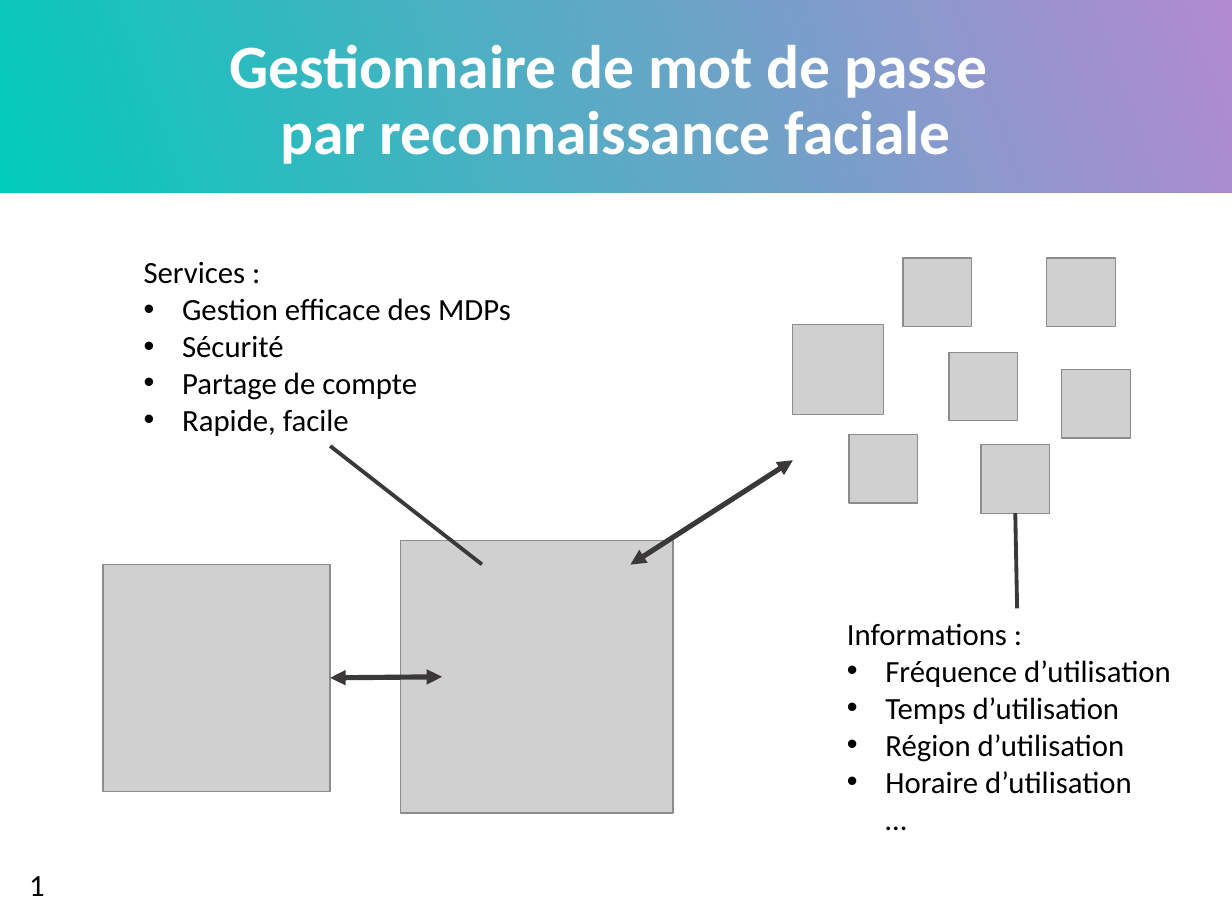
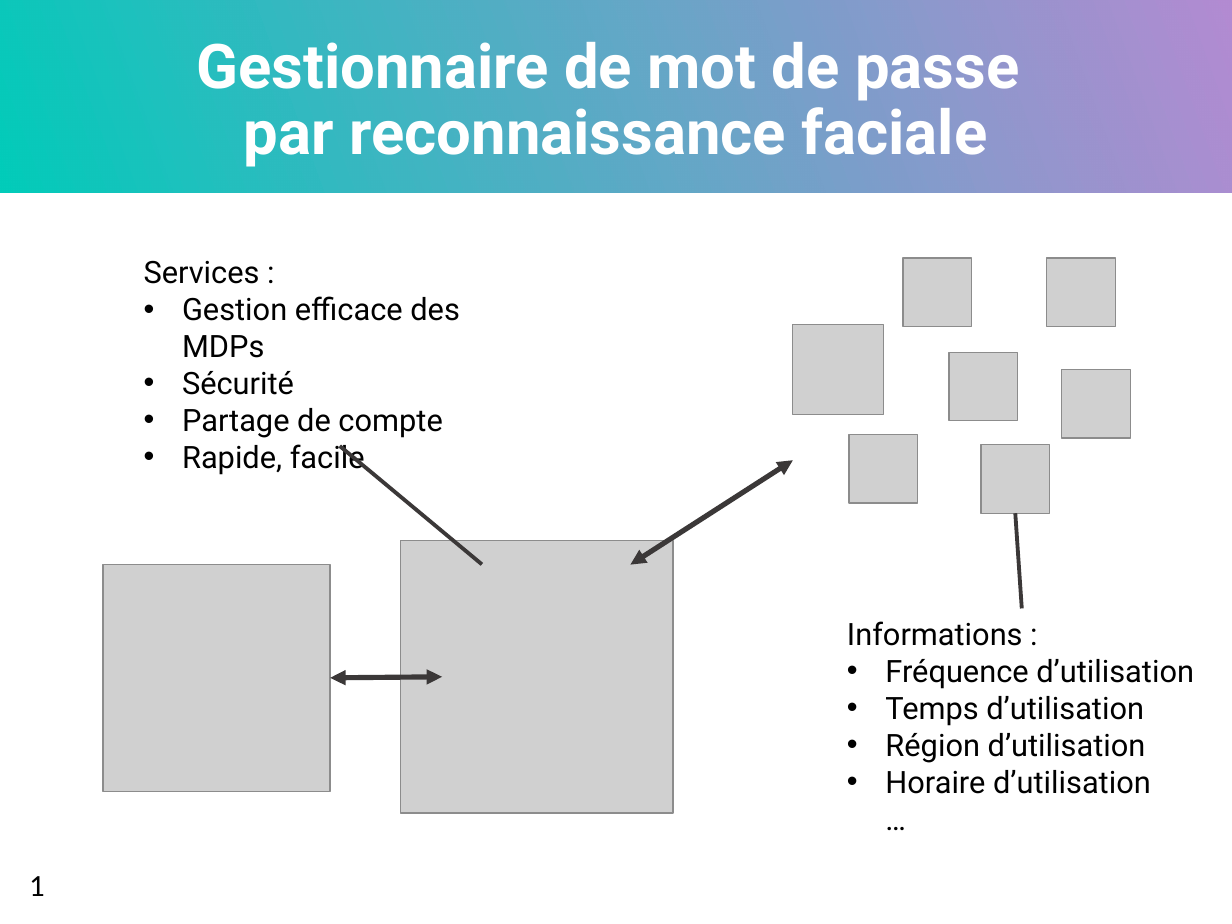
Before and after one commit to MattVil/Face_Key, a slide deck: slide 2 of projet/Projet bdd.pptx. Drawn at 1232x924 pixels with LibreOffice and Linux fonts; fonts in the diff are those of the drawing; grey boxes stand for pictures. Boxes give left, top, right and bottom in pixels: in the first picture for what was removed or moved away, otherwise in the second. Text is boxed around its words. In the diff, an @@ line names an element or a change of style, - is before the commit and + after.

```diff
--- a/projet/Projet bdd.pptx
+++ b/projet/Projet bdd.pptx
@@ font Calibri to Roboto in 3 elements at (197,42,1019,169), (847,621,1194,794), (144,260,460,475) @@
@@ line moved from (482, 564) - (330, 446) to (482, 564) - (340, 446) @@
@@ line moved from (1018, 609) - (1015, 514) to (1021, 609) - (1015, 514) @@
```
Also in this commit, not shown: 7 other slides changed, 47 other files.
